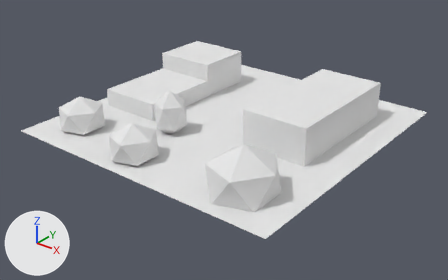
Before and after pictures for a commit that changed the Blender file micropolis-graphics/buildings_3d/res09/res09.blend.
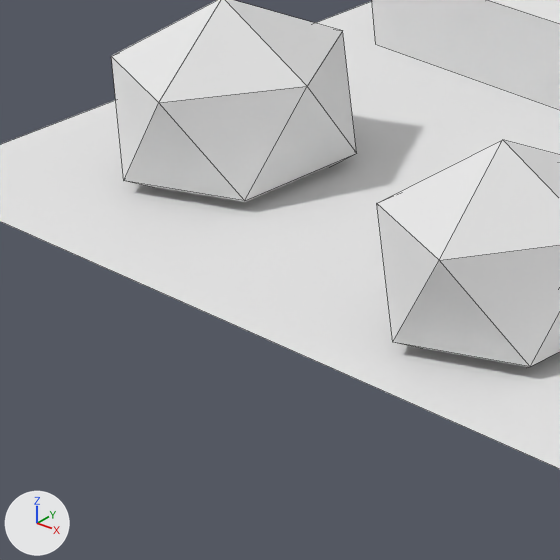
Old and new are each drawn whole from a 50 mm camera at (57.9, -74.2, 42.1) aimed at (0.5, -2.4, -2.4) and again close up on the part from 8% to 32% of the width and 35% to 72% of the height. Arrows for +X, +Y and +Z are at lower left; the lights stay in place. The close-ups show mesh edges as thin lines.

The scene before the commit, as lines of its bpy script (objects in view):
```python
me_cube_003 = bpy.data.meshes.new('Cube.003')
me_cube_003.from_pydata(...)  # 14 vertices, 11 faces; spans x -1.0..1.0, y -1.0..1.0, z -1.0..3.0
me_cube_003.materials.append(mat_bldg1mat)  # its picture is missing
me_icosphere_001 = bpy.data.meshes.new('Icosphere.001')
me_icosphere_001.from_pydata(...)  # an icosphere of 20 faces spanning x -0.89..0.89, y -0.85..0.85, z -1.0..1.0
me_icosphere_001.materials.append(mat_shrubberymat)  # white #e7e7e7
me_icosphere_003 = bpy.data.meshes.new('Icosphere.003')
me_icosphere_003.from_pydata(...)  # an icosphere of 20 faces spanning x -0.89..0.89, y -0.85..0.85, z -1.0..1.0
me_icosphere_003.materials.append(mat_shrubberymat)  # white #e7e7e7
ob_cube_001 = bpy.data.objects.new('Cube.001', me_cube_003)
ob_cube_001.location = (-15.5, 4.0, 1.5)
ob_cube_001.scale = (5.5, 12.0, 1.5)
ob_icosphere_001 = bpy.data.objects.new('Icosphere.001', me_icosphere_001)
ob_icosphere_001.location = (-17.0, -17.0, 2.0)
ob_icosphere_001.scale = (3.91, 4.11, 3.5)
ob_icosphere_003 = bpy.data.objects.new('Icosphere.003', me_icosphere_003)
ob_icosphere_003.location = (-3.0, -19.0, 2.0)
ob_icosphere_003.scale = (3.91, 4.11, 3.5)
# also in view: 'Plane' at (0.0, 0.0, 0.0)
```
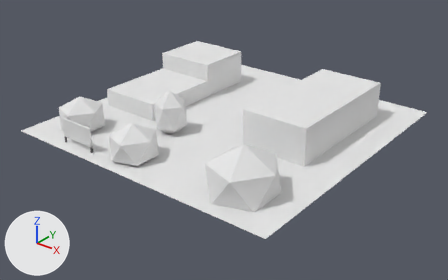
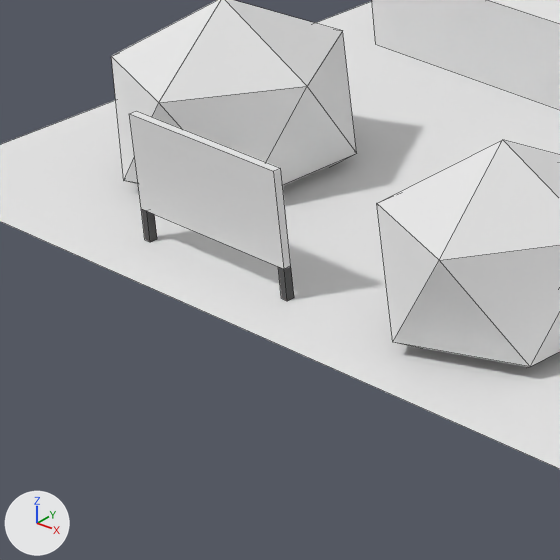
Commit message: graphics: res09: add missing sign

Diff of the bpy script that builds the scene:
```diff
--- a/micropolis-graphics/buildings_3d/res09/res09.blend.py
+++ b/micropolis-graphics/buildings_3d/res09/res09.blend.py
@@ mat_signmat @@
+mat_signmat = diffuse_material('SignMat')
+mat_signmat.base_color = (0.8, 0.8, 0.8)  # white #e7e7e7
@@ mat_signpostmat @@
+mat_signpostmat = diffuse_material('SignPostMat')
+mat_signpostmat.base_color = (0.115, 0.115, 0.115)  # dark grey #5f5f5f
@@ me_cube @@
+me_cube.from_pydata(...)  # a box spanning x -1.0..1.0, y -1.0..1.0, z -1.0..1.0
+me_cube.materials.append(mat_signmat)  # its picture is missing
@@ me_cube_001 @@
+me_cube_001.from_pydata(...)  # a box spanning x -1.0..1.0, y -1.0..1.0, z -1.0..1.0
+me_cube_001.materials.append(mat_signpostmat)  # dark grey #5f5f5f
@@ ob_cube_002 @@
+ob_cube_002 = bpy.data.objects.new('Cube.002', me_cube)
+ob_cube_002.location = (-12.0, -22.0, 2.5)
+ob_cube_002.scale = (3.12, 0.125, 1.5)
@@ ob_cube_003 @@
+ob_cube_003 = bpy.data.objects.new('Cube.003', me_cube_001)
+ob_cube_003.location = (-15.0, -22.0, 0.5)
+ob_cube_003.scale = (0.125, 0.125, 0.5)
@@ ob_cube_004 @@
+ob_cube_004 = bpy.data.objects.new('Cube.004', me_cube_001.copy())
+ob_cube_004.location = (-9.0, -22.0, 0.5)
+ob_cube_004.scale = (0.125, 0.125, 0.5)
```

Location of each change, [x1, y1, x2, y2] in pixels of the close-ups (560 x 560 px):
'Cube.002', added
    after: [129, 111, 291, 269]
'Cube.004', added
    after: [278, 266, 294, 301]
'Cube.003', added
    after: [141, 209, 157, 242]
